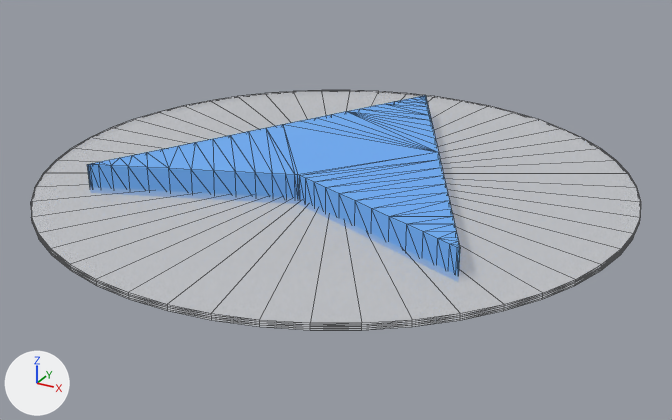
An edit to the glTF model Cursor.glb, drawn before and after from the same camera.
One viewpoint serves both versions: a 50 mm camera at (143.1, -260.2, 118.4) aimed at (3.0, -5.4, -9.0). Lighting does not change. The marker at lower left points along +X, +Y and +Z. Mesh edges are drawn as thin lines. Where no turn or scale is listed for an object, it has been applied to the vertices.

Script lines for the objects in view, before the commit:
```python
mat_blue = principled_material('Blue')
mat_blue.base_color = (0.153, 0.431, 0.945)  # blue #6daff9
me_mesh_0 = bpy.data.meshes.new('Mesh_0')
me_mesh_0.from_pydata(...)  # 172 vertices, 340 faces; spans x -65.0..65.0, y -50.0..75.0, z 0.0..10.0
me_mesh_0.materials.append(mat_blue)  # blue #6daff9
me_mesh_1 = bpy.data.meshes.new('Mesh_1')
me_mesh_1.from_pydata(...)  # 252 vertices, 500 faces; spans x -100.0..100.0, y -100.0..100.0, z -1.0..1.0
me_mesh_1.materials.append(mat_white)  # white #ffffff
ob_arrow_001 = bpy.data.objects.new('Arrow.001', me_mesh_0)
ob_arrow_001.location = (0.0, 0.0, 0.0)
ob_cylinder = bpy.data.objects.new('Cylinder', me_mesh_1)
ob_cylinder.location = (0.0, 0.0, 1.0)
```
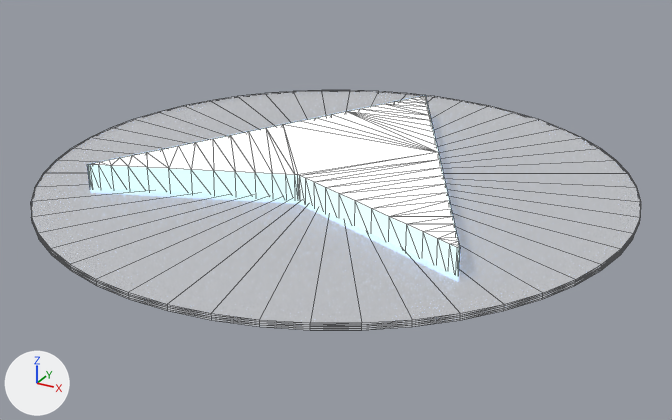
Boxes (x1, y1, x2, y2) around the edits, measured in the pictures (672 x 420 px):
'Arrow.001', recoloured, surface changed (blue to white)
    both: (87, 95, 460, 276)

What the commit changed:
Material 'Blue' (mat_blue) changes colour from blue #6daff9 to white #ffffff; in linear values from (0.153, 0.431, 0.945) to (1.0, 1.0, 1.0).
In material 'Blue' (mat_blue), emission_color is now set to (0.153, 0.431, 0.945), blue #6daff9.
In material 'Blue' (mat_blue), emission_strength is now set to 1.0.
